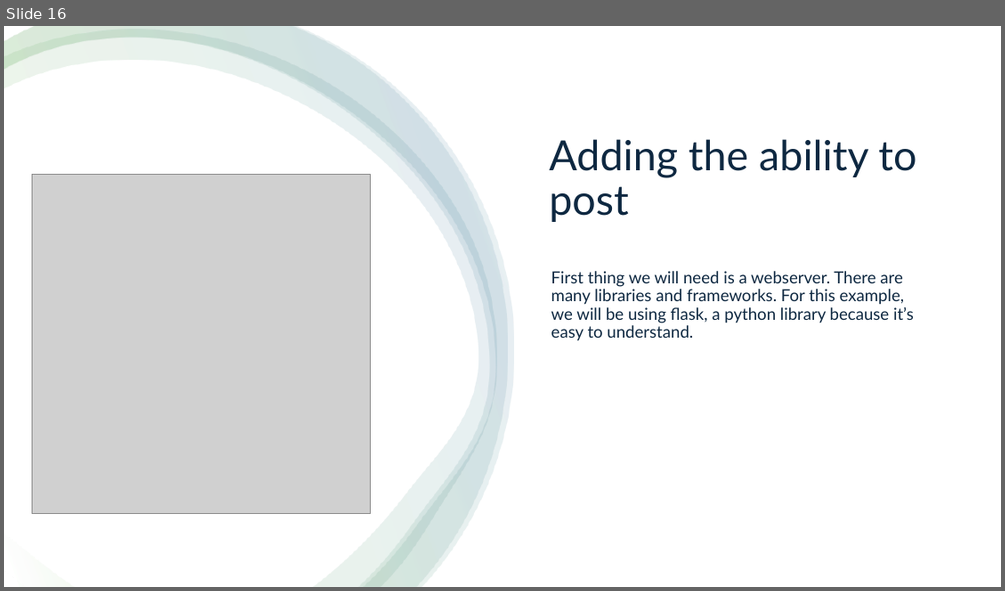
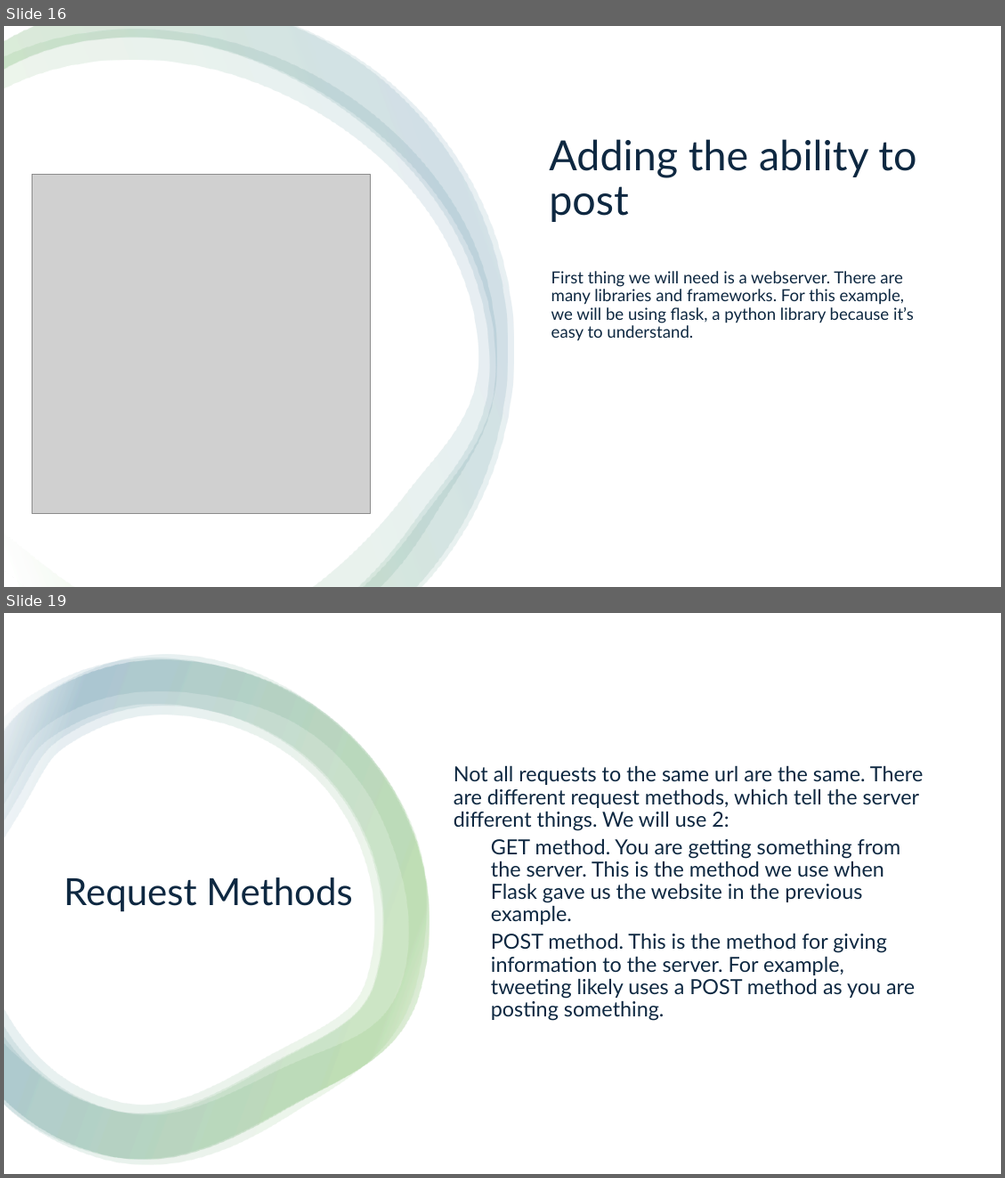
Before and after one commit to KirilBourakov/CS-Square-presentation, a slide deck: Presentation.pptx. Shown one above the other, each under a label of ours: slide 16 before the commit, slides 16 and 19 after it; the slides between them are not shown. The pictures are 1005x591 and 1005x1178 pixels, drawn with LibreOffice and Linux fonts; fonts in the diff are those of the drawing; grey boxes stand for pictures. Boxes give left, top, right and bottom in pixels: in the first picture for what was removed or moved away, otherwise in the second. Text is boxed around its words. In the diff, an @@ line names an element or a change of style, - is before the commit and + after.

```diff
--- a/Presentation.pptx
+++ b/Presentation.pptx
@@ slide 19 added at box(4, 613, 1001, 1174), background #FFFFFF @@
@@ rectangle added at box(4, 613, 1001, 1174), fill #FFFFFF @@
@@ group added at box(4, 655, 429, 1165): 4 freeform shapes @@
@@ text added at box(453, 765, 922, 1021), 20 pt, text #0E2841 @@
+Not all requests to the same url are the same. There are different request methods, which tell the server different things. We will use 2:
+  GET method. You are getting something from the server. This is the method we use when Flask gave us the website in the previous example.
+  POST method. This is the method for giving information to the server. For example, tweeting likely uses a POST method as you are posting something.
@@ title added at box(64, 877, 352, 912), 36 pt, text #0E2841 @@
+Request Methods
```
Also in this commit, not shown: 1 slide changed, 3 other slides added, 11 other files.
